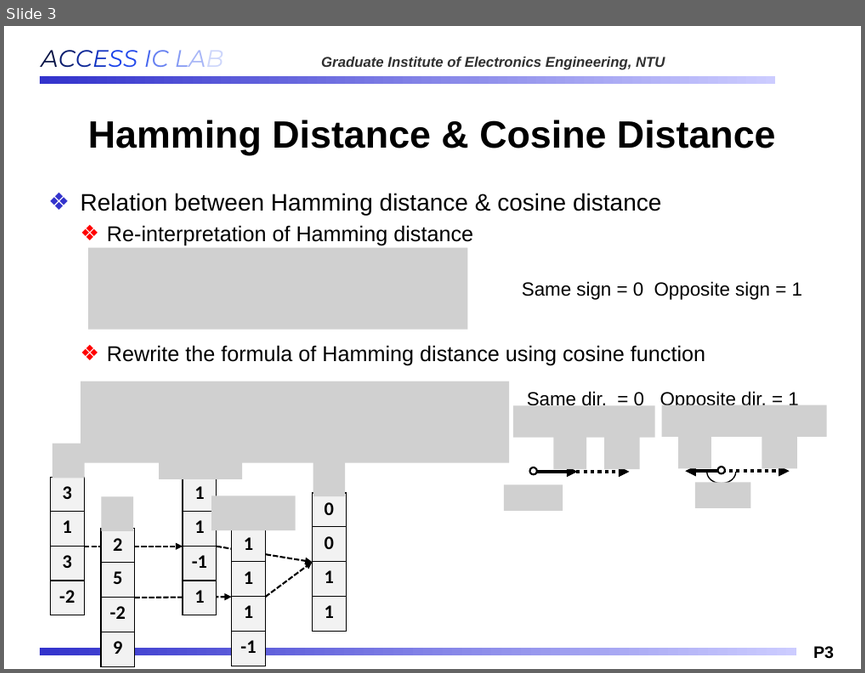
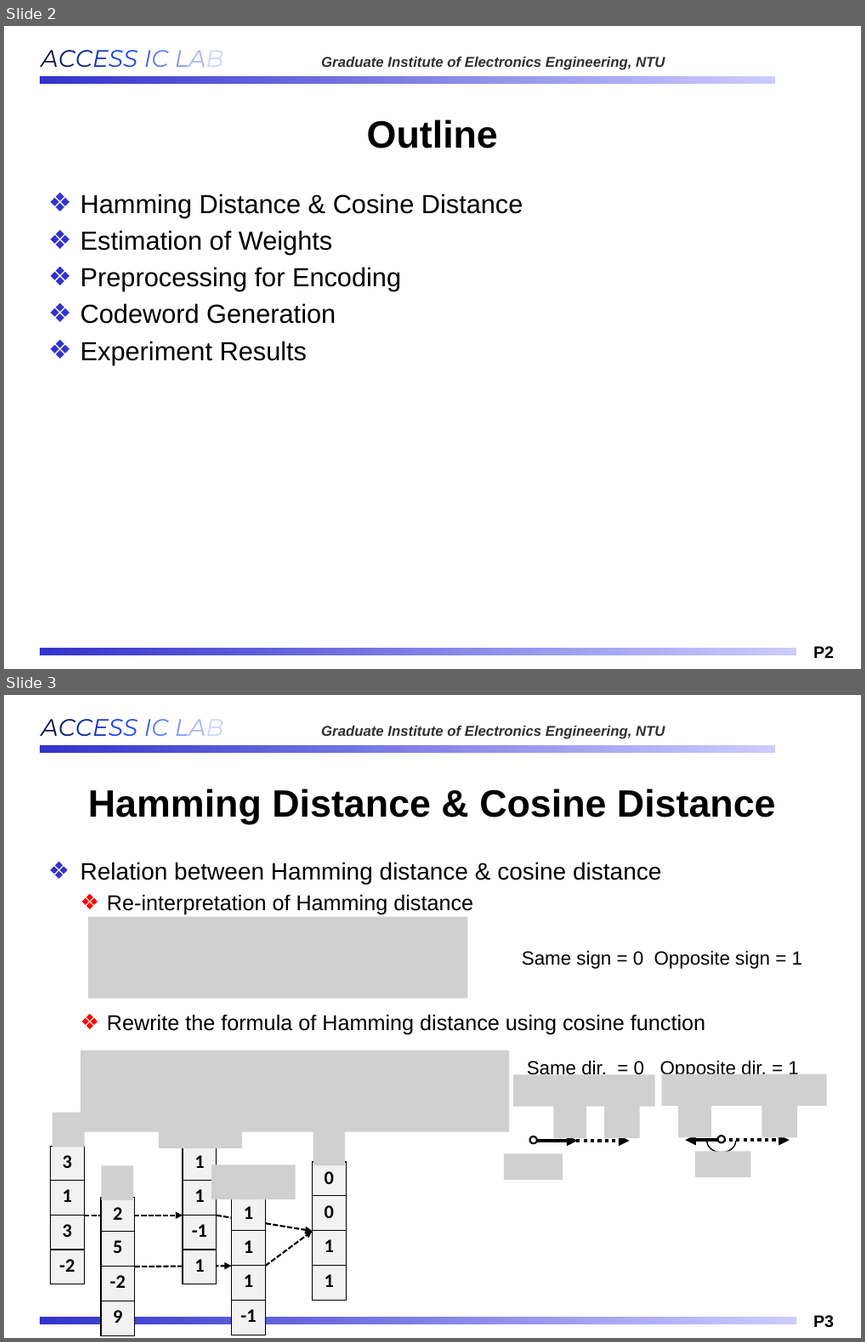
Before and after one commit to Oniontow/AndyWu_Project, a slide deck: ppt_mxic/MXIC_20260223.pptx. Shown one above the other, each under a label of ours: slide 3 before the commit, slides 2 and 3 after it. The pictures are 865x673 and 865x1342 pixels, drawn with LibreOffice and Linux fonts; fonts in the diff are those of the drawing; grey boxes stand for pictures; background and template pictures are left out. Boxes give left, top, right and bottom in pixels: in the first picture for what was removed or moved away, otherwise in the second. Text is boxed around its words. In the diff, an @@ line names an element or a change of style, - is before the commit and + after.

```diff
--- a/ppt_mxic/MXIC_20260223.pptx
+++ b/ppt_mxic/MXIC_20260223.pptx
@@ slide 2 added at box(4, 26, 861, 669), background #FFFFFF; not listed: 4 template elements that a slide beside it also shows @@
@@ title added at box(367, 120, 498, 148), 32 pt, text #000000, bold @@
+Outline
@@ text added at box(80, 193, 523, 364), 22 pt, text #000000 @@
+❖ Hamming Distance & Cosine Distance
+❖ Estimation of Weights
+❖ Preprocessing for Encoding
+❖ Codeword Generation
+❖ Experiment Results
```
Also in this commit, not shown: 2 slides changed, 4 other slides added, 1 slide removed.
